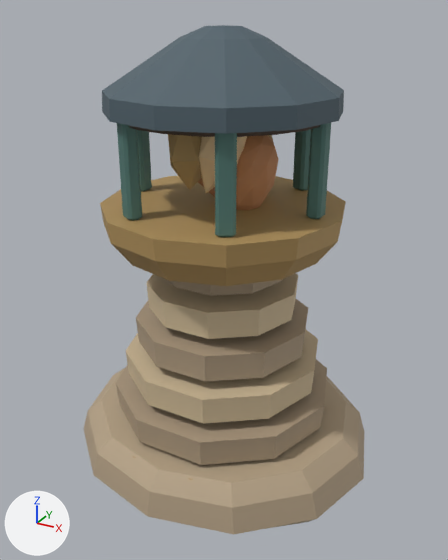
One commit to the glTF model public/assets/models/beacon.glb: the scene before it, then after it.
One viewpoint serves both versions: a 50 mm camera at (1.072, -1.945, 1.77) aimed at (0.013, -0.018, 0.807). The lights are fixed; the arrows at lower left show +X, +Y and +Z. The first picture is the older version. Vertices at exactly the same position are counted once.

In view in the first picture: 'beacon'.
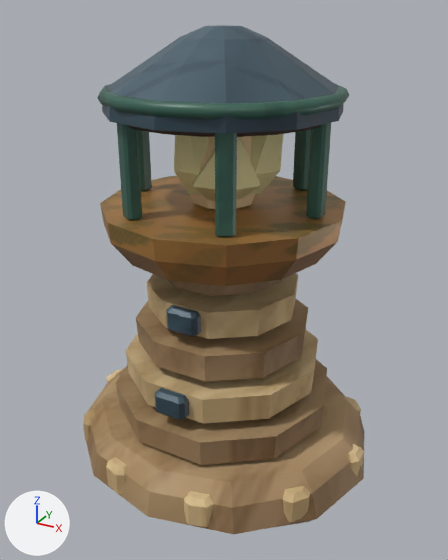
Pixel boxes (x1, y1, x2, y2) of what changed, in the pictures (448 x 560 px):
'beacon', surface changed, reshaped
    before: (84, 25, 364, 534)
    after: (83, 25, 364, 534)
part 1 of me_beacon_color_and_skin, rebuilt
    before: (236, 135, 279, 210)
    after: (250, 134, 283, 194)
part 2 of me_beacon_color_and_skin, rebuilt
    before: (168, 134, 202, 190)
    after: (174, 135, 209, 195)
part 3 of me_beacon_color_and_skin, rebuilt
    before: (199, 136, 247, 193)
    after: (192, 137, 260, 200)
part 4 of me_beacon_color_and_skin, built on (mostly hidden)
    after: (83, 370, 364, 527)
part 5 of me_beacon_color_and_skin, built on (mostly hidden before)
    before: (198, 178, 215, 197)
    after: (97, 83, 349, 209)
part 6 of me_beacon_color_and_skin, added (blue)
    after: (166, 305, 201, 337)
part 7 of me_beacon_color_and_skin, recoloured
    both: (86, 29, 364, 534)

Diff of the bpy script that builds the scene:
```diff
--- a/public/assets/models/beacon.glb.py
+++ b/public/assets/models/beacon.glb.py
@@ img_scumble__bristle_marks_and_worn_pigment @@
+img_scumble__bristle_marks_and_worn_pigment = load_image('Scumble, bristle marks and worn pigment', '_unpacked/Scumble__bristle_marks_and_worn_pigment', 512, 256, 'sRGB')
@@ img_packed_cloth_and_metal_finishes @@
+img_packed_cloth_and_metal_finishes = load_image('Packed cloth and metal finishes', '_unpacked/Packed_cloth_and_metal_finishes', 8, 8, 'Non-Color')
@@ mat_painted_metal_edges__textile_and_clay @@
 mat_painted_metal_edges__textile_and_clay = bpy.data.materials.new('Painted metal edges, textile and clay')
-# nodes: BsdfPrincipled, OutputMaterial, VertexColor
+# nodes: BsdfPrincipled, Mix, OutputMaterial, SeparateColor, TexImage x2, UVMap, VertexColor
+# uses the picture img_packed_cloth_and_metal_finishes
+# uses the picture img_scumble__bristle_marks_and_worn_pigment
@@ me_beacon_color_and_skin @@
 # used by ob_beacon; location = (0.0, 0.0, 0.0)
-me_beacon_color_and_skin.from_pydata(...)  # 790 vertices, 1500 faces; spans x -0.63..0.63, y -0.57..0.57, z 0.0..1.71
+me_beacon_color_and_skin.from_pydata(...)  # 1302 vertices, 2476 faces; spans x -0.63..0.63, y -0.57..0.57, z 0.0..1.71
+# me_beacon_color_and_skin part 1: the loose piece of 42 vertices spanning x 0.01..0.21, y -0.09..0.09, z 1.07..1.38 is rebuilt with 30 vertices and now spans x 0.0..0.23, y -0.07..0.12, z 1.16..1.55
+# me_beacon_color_and_skin part 2: the loose piece of 12 vertices spanning x -0.15..0.01, y -0.21..-0.02, z 1.19..1.5 is rebuilt with 30 vertices and now spans x -0.16..0.04, y -0.16..0.01, z 1.16..1.55
+# me_beacon_color_and_skin part 3: the loose piece of 12 vertices spanning x -0.05..0.14, y -0.19..0.02, z 1.18..1.56 is rebuilt with 30 vertices and now spans x -0.07..0.19, y -0.2..0.03, z 1.16..1.41
+# me_beacon_color_and_skin part 4: 96 vertices removed from x -0.48..0.48, y -0.48..0.48, z 0.19..0.23; 400 vertices added at x -0.61..0.61, y -0.54..0.54, z 0.07..0.5
+# me_beacon_color_and_skin part 5: 12 vertices removed from x -0.19..-0.01, y -0.08..0.08, z 1.12..1.51; 128 vertices added at x -0.43..0.43, y -0.43..0.43, z 1.12..1.55
+# me_beacon_color_and_skin part 6: 32 vertices added at x -0.06..0.06, y -0.32..-0.24, z 0.7..0.8
+# me_beacon_color_and_skin part 7: 985 kept faces spanning x -0.63..0.63, y -0.57..0.57, z 0.0..1.71 get new vertex colours
+# other edits to the shape of me_beacon_color_and_skin do not show in these pictures
 me_beacon_color_and_skin.materials.append(mat_painted_metal_edges__textile_and_clay)
```
